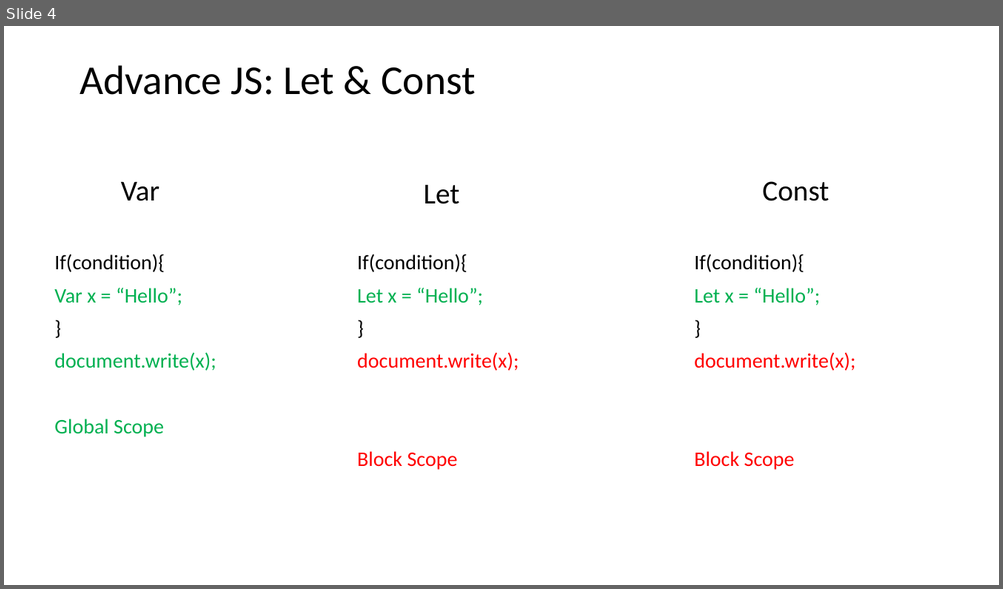
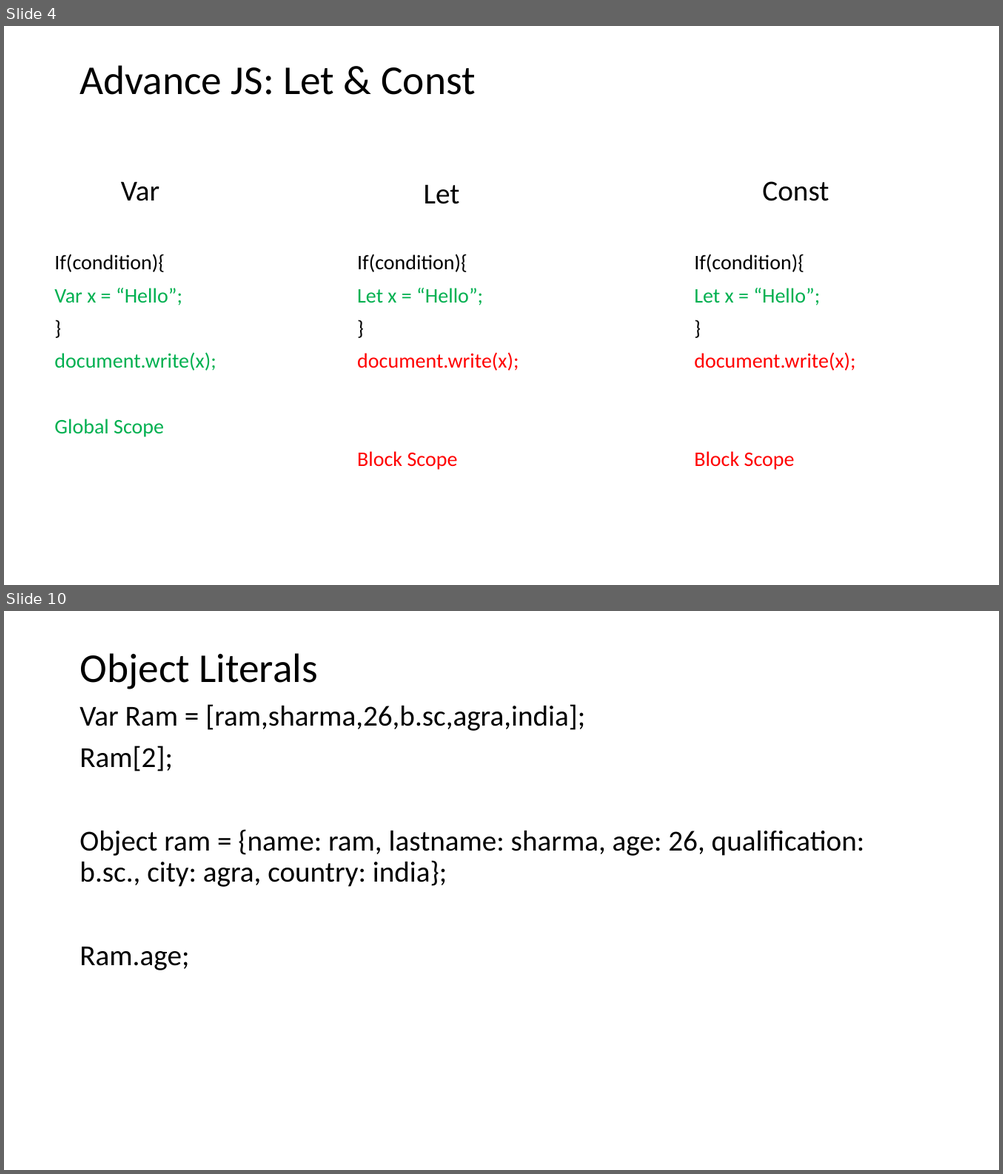
Before and after one commit to PiyushChaturvedii/batch03, a slide deck: History of JS.pptx. Shown one above the other, each under a label of ours: slide 4 before the commit, slides 4 and 10 after it; the slides between them are not shown. The pictures are 1003x589 and 1003x1174 pixels, drawn with LibreOffice and Linux fonts; fonts in the diff are those of the drawing. Boxes give left, top, right and bottom in pixels: in the first picture for what was removed or moved away, otherwise in the second. Text is boxed around its words. In the diff, an @@ line names an element or a change of style, - is before the commit and + after.

```diff
--- a/History of JS.pptx
+++ b/History of JS.pptx
@@ slide 10 added at bbox=[4, 611, 999, 1170], background #FFFFFF @@
@@ title added at bbox=[79, 653, 318, 689], 39.6 pt, text #000000 @@
+Object Literals
@@ text added at bbox=[79, 704, 865, 971], 28 pt, text #000000 @@
+Var Ram = [ram,sharma,26,b.sc,agra,india];
+Ram[2];
+Object ram = {name: ram, lastname: sharma, age: 26, qualification: b.sc., city: agra, country: india};
+Ram.age;
```
Also in this commit, not shown: 45 other slides added, 1 other file.
